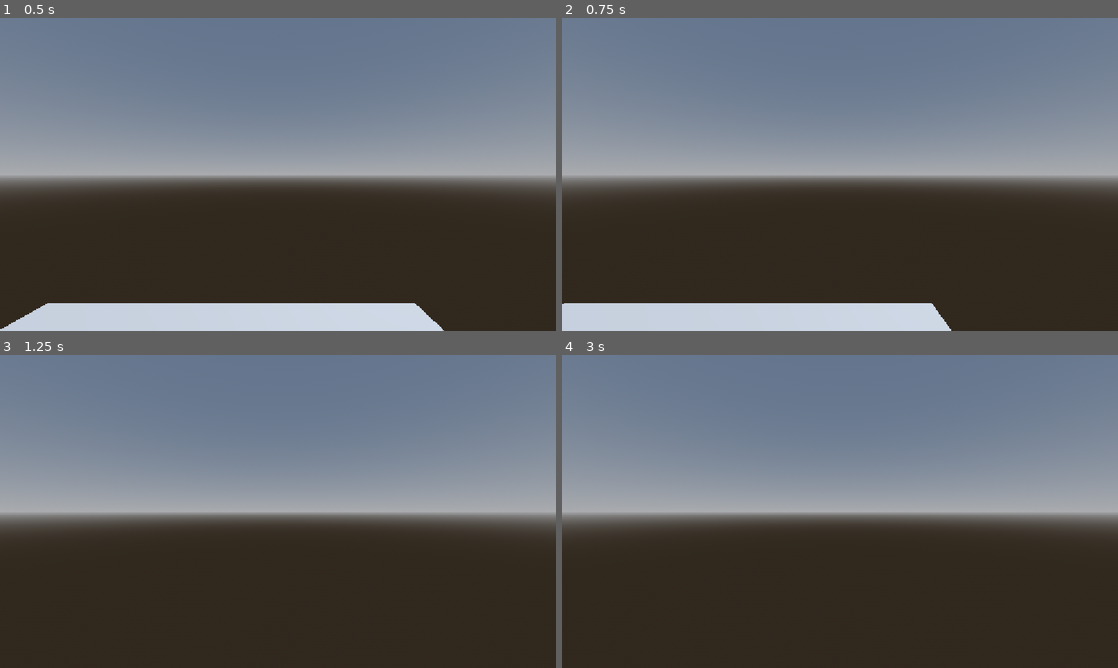
Above: before the commit, frames 1-4 (two rows, left to right).
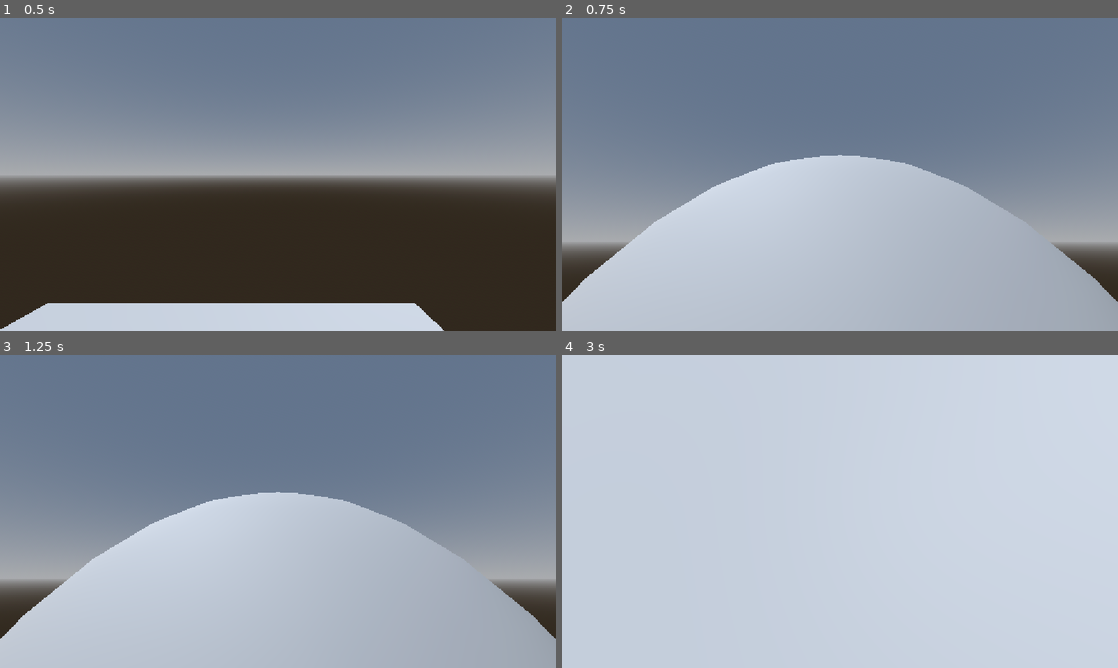
Above: after the commit, the same moments.

Repository: AceMaelStrom/bounce-back-2026
Game: Godot game, scene res://bouce-back-main-node.tscn
Two runs of this game, one before a commit and one after it. Both use one fixed random seed, a clock stepped at 60 frames per second and the inputs below.
Inputs (mouse positions are in pixels of both pictures, inside the frame that each line leads up to):
- Up to frame 1 (0.5 s): no input
- Up to frame 2 (0.75 s): tap Enter at 0.5 s; move the mouse to (962, 158) at 0.52 s; hold D (right) from 0.53 s (still down)
- Up to frame 3 (1.25 s): keep holding D (right); tap Space (jump) at 0.77 s
- Up to frame 4 (3 s): tap Space (jump) at 1.25, 1.52 s; move the mouse to (728, 527) at 1.27 s; release D (right) at 1.28 s; hold S (backward) 1.28-2.03 s; move the mouse to (895, 442) at 2.02 s; hold D (right) 2.03-2.78 s; move the mouse to (812, 574) at 2.77 s; hold W (forward) from 2.78 s (still down)

Frame 1 is identical in both runs. In frame 2, 58% of the frame differs, in the area x 0-100%, y 35-100%; in frame 3, 63%; in frame 4, 100%, in the area x 0-100%, y 0-100%.

Commit message:
player look working

Diff:
--- a/bouce-back-main-node.tscn
+++ b/bouce-back-main-node.tscn
@@ -42,5 +42,7 @@
 [node name="CollisionShape3D" type="CollisionShape3D" parent="player" unique_id=607150823]
 shape = SubResource("CapsuleShape3D_yfq83")
 
-[node name="Camera3D" type="Camera3D" parent="player" unique_id=1606123494]
+[node name="neck" type="Node3D" parent="player" unique_id=562490062]
+
+[node name="eyes" type="Camera3D" parent="player/neck" unique_id=1606123494]
 transform = Transform3D(1, 0, 0, 0, 1, 0, 0, 0, 1, 0, 1.853883, 0)
--- a/playermove.gd
+++ b/playermove.gd
@@ -3,7 +3,15 @@
 
 const SPEED = 5.0
 const JUMP_VELOCITY = 4.5
+const MOUSE_SENS:float = .01
 
+@onready var neck: Node3D = $neck
+
+func _input(event: InputEvent) -> void:
+	if event is InputEventMouseMotion:
+		var mouse_motion:Vector2 = event.relative
+		rotate_y(-(mouse_motion.x * MOUSE_SENS))
+		neck.rotate_x(-(mouse_motion.y * MOUSE_SENS))
 
 func _physics_process(delta: float) -> void:
 	# Add the gravity.
Not shown, added: bouce-back-main-node.tscn2774754593.tmp
